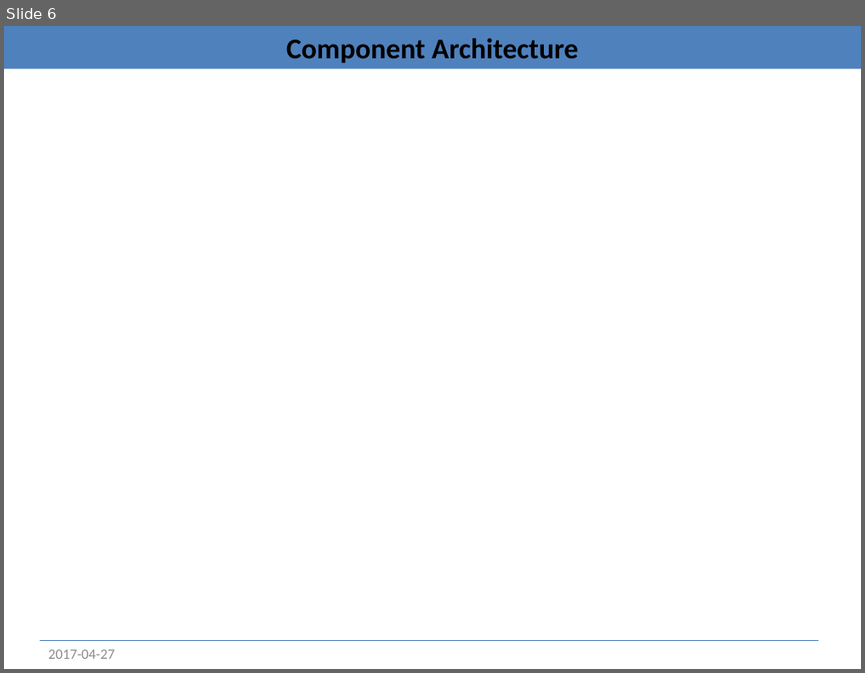
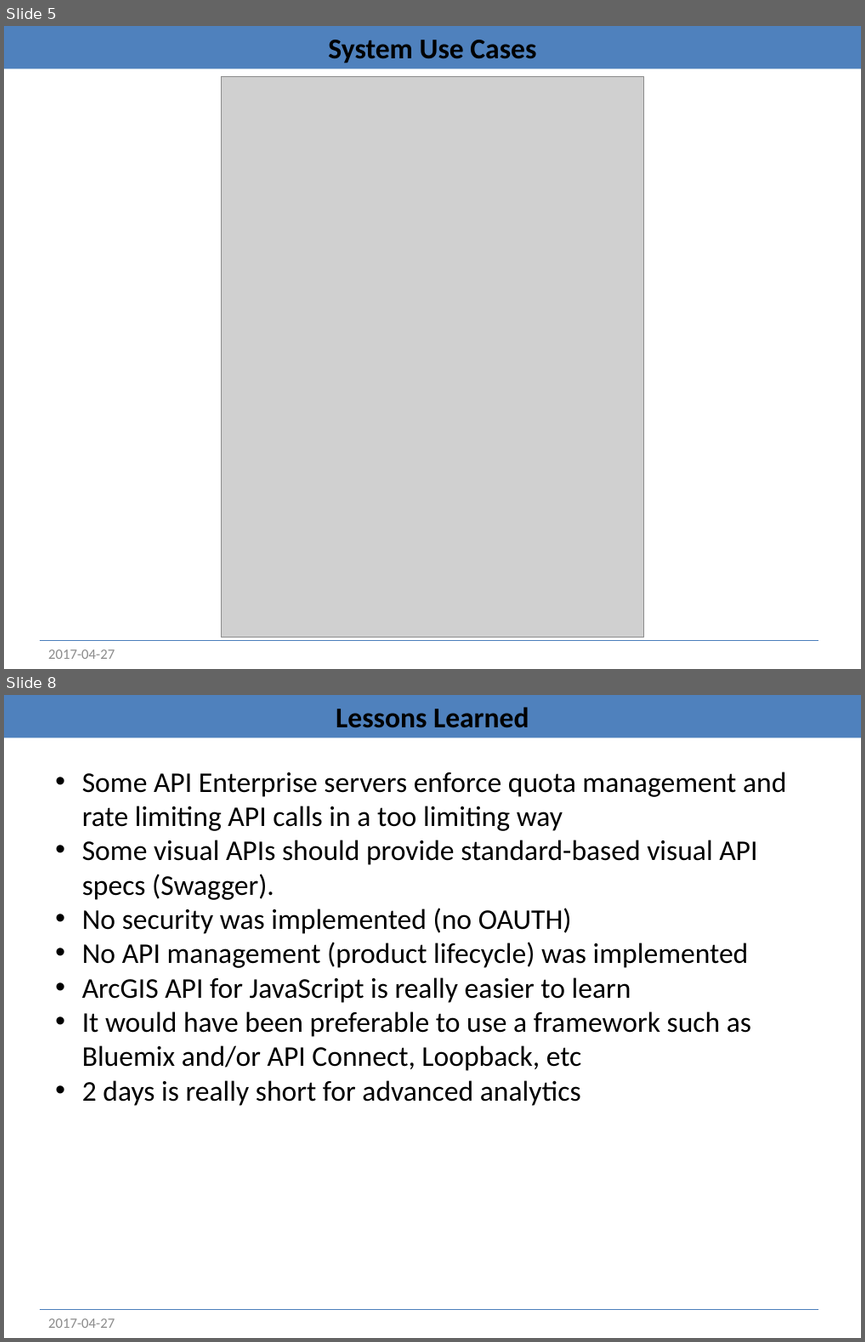
Before and after one commit to JohanneBordeleau/SpaceApp2017, a slide deck: res/SpaceApps.pptx. Shown one above the other, each under a label of ours: slide 6 before the commit, slides 5 and 8 after it; the slides between them are not shown. The pictures are 865x673 and 865x1342 pixels, drawn with LibreOffice and Linux fonts; fonts in the diff are those of the drawing; grey boxes stand for pictures. Boxes give left, top, right and bottom in pixels: in the first picture for what was removed or moved away, otherwise in the second. Text is boxed around its words. In the diff, an @@ line names an element or a change of style, - is before the commit and + after.

```diff
--- a/res/SpaceApps.pptx
+++ b/res/SpaceApps.pptx
@@ slide 8 added at (4,695,861,1338), background #FFFFFF @@
@@ title added at (4,695,861,737), fill #4F81BD, 24 pt, text #000000, bold @@
+Lessons Learned
@@ text added at (82,771,786,1106), 24 pt, text #000000 @@
+• Some API Enterprise servers enforce quota management and rate limiting API calls in a too limiting way
+• Some visual APIs should provide standard-based visual API specs (Swagger).
+• No security was implemented (no OAUTH)
+• No API management (product lifecycle) was implemented
+• ArcGIS API for JavaScript is really easier to learn
+• It would have been preferable to use a framework such as Bluemix and/or API Connect, Loopback, etc
+• 2 days is really short for advanced analytics
@@ line added from (40, 1310) to (818, 1310), #4B7EBC 0.75 pt @@
@@ text added at (48,1318,114,1327), 12 pt, text #8C8C8C @@
+2017-04-27
@@ what was slide 6 is now slide 5 @@
@@ slide 5 changed as well @@
@@ title at (328,40,536,63): text changed @@
-Component Architecture
+System Use Cases
@@ picture added at (221,76,643,637) @@
```
Also in this commit, not shown: 5 other slides changed, 1 other slide added, 1 slide removed.
